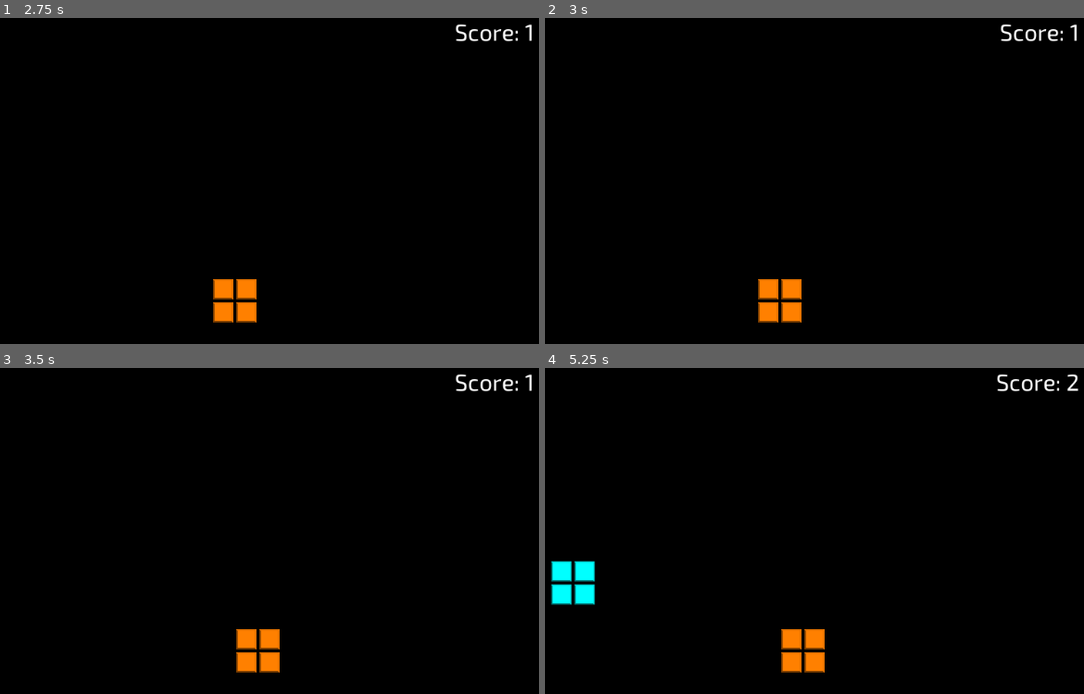
Above: before the commit, frames 1-4 (two rows, left to right).
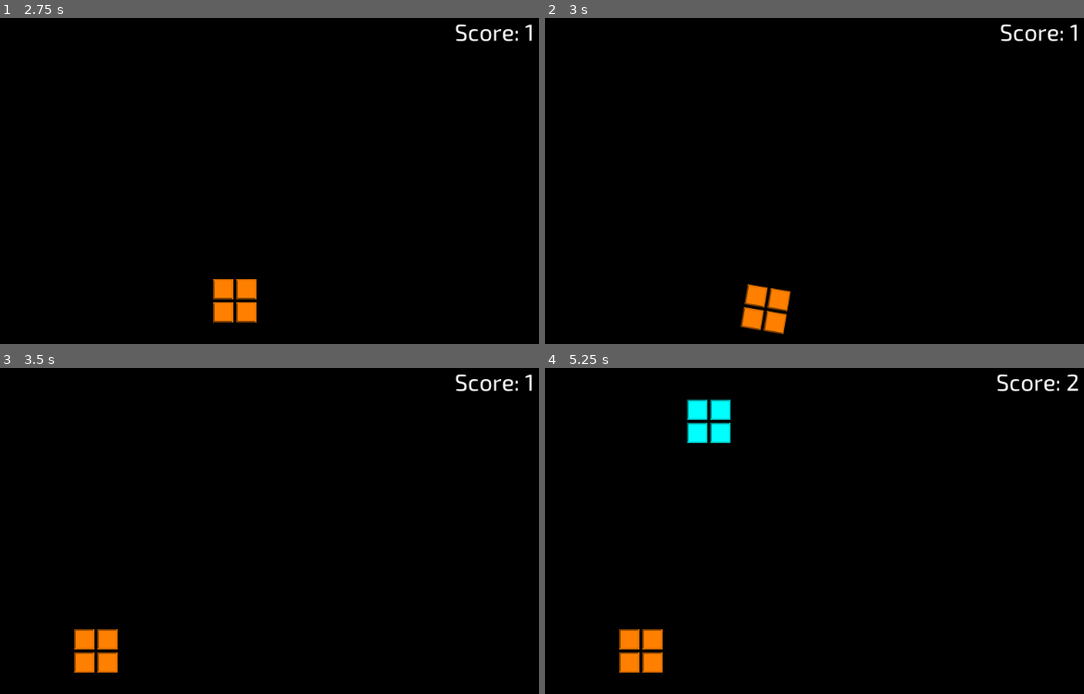
Above: after the commit, the same moments.

Repository: danielcannell/rotatris
Game: Godot game, scene res://Main.tscn
Same seed, same stepped clock (60 frames per second), same inputs: the game is played once before the commit and once after it.
Inputs:
- Up to frame 1 (2.75 s): hold Right (move_right) 0.53-1.28 s; hold Left (move_left) 1.28-2.03 s; hold Right (move_right) from 2.03 s (still down)
- Up to frame 2 (3 s): keep holding Right (move_right)
- Up to frame 3 (3.5 s): keep holding Right (move_right)
- Up to frame 4 (5.25 s): release Right (move_right) at 3.53 s; hold Left (move_left) from 3.53 s (still down); tap Enter at 4.25 s; tap Space at 5 s

Frame 1 is identical in both runs. In frame 2, 1.3% of the frame differs, in the area x 36-48%, y 80-98%; in frame 3, 1.9%; in frame 4, 3.9%, in the area x 1-52%, y 9-94%.

Commit message:
Rotate world so gravity is always "down"

Diff:
--- a/Block.gd
+++ b/Block.gd
@@ -79,6 +79,10 @@
     else:
         self._slide_t = 1.0
 
+    self.update_position()
+
+
+func update_position():
     # smoothly move the block to its target position
     var old_pos = BLOCK_SIZE * Vector2(self._old_coord[0], self._old_coord[1])
     var target_pos = BLOCK_SIZE * Vector2(self.coord[0], self.coord[1])
--- a/Globals.gd
+++ b/Globals.gd
@@ -35,6 +35,7 @@
 const MOVES_PER_GRAVITY_CHANGE := int(3 / TIME_TO_MOVE_1_SQUARE)
 const GRID_HALF_WIDTH := 5
 const GRID_WIDTH := GRID_HALF_WIDTH * 2
+const CAMERA_ROTATION_RATE := 10
 
 
 const INVALID_BLOCK_ID = 0
--- a/Playfield.gd
+++ b/Playfield.gd
@@ -40,6 +40,8 @@
         if self.gravity_counter >= Globals.MOVES_PER_GRAVITY_CHANGE:
             self.gravity_counter = 0
             self.rotate_gravity()
+
+    update_camera(delta)
 
     self.time_until_spawn -= delta
     if self.time_until_spawn < 0.0:
@@ -86,7 +88,8 @@
 func spawn_random_block():
     var block: Node2D = Block.new()
     block.random()
-    block.coord = [-(Globals.GRID_HALF_WIDTH + 2) * gravity[0], -(Globals.GRID_HALF_WIDTH + 2) * gravity[1]]
+    block.coord = [-(Globals.GRID_HALF_WIDTH + 2) * gravity[0], -(Globals.GRID_HALF_WIDTH + 2) * gravity[1]] # TODO: This should be in the block class
+    block.update_position()
     add_child(block)
     self.blocks.append(block)
     self.controlled_block = block
@@ -135,3 +138,24 @@
         res.append(new_block)
 
     return res
+
+
+func update_camera(delta: float):
+    # Work out how much more we want to rotate the camera
+    var target_angle := atan2(self.gravity[0], self.gravity[1])
+    var current_angle := self.rotation
+    var rot := target_angle - current_angle
+
+    # Reduce to the minimum rotation
+    while rot > PI:
+        rot -= 2 * PI
+    while rot <  -PI:
+        rot += 2 * PI
+
+    if abs(rot) < 1e-2:
+        # Snap to the correct rotation
+        self.rotation = target_angle
+    else:
+        # Rate limit and rotate
+        rot = clamp(rot, -Globals.CAMERA_ROTATION_RATE * delta, Globals.CAMERA_ROTATION_RATE * delta)
+        self.rotation = current_angle + rot
